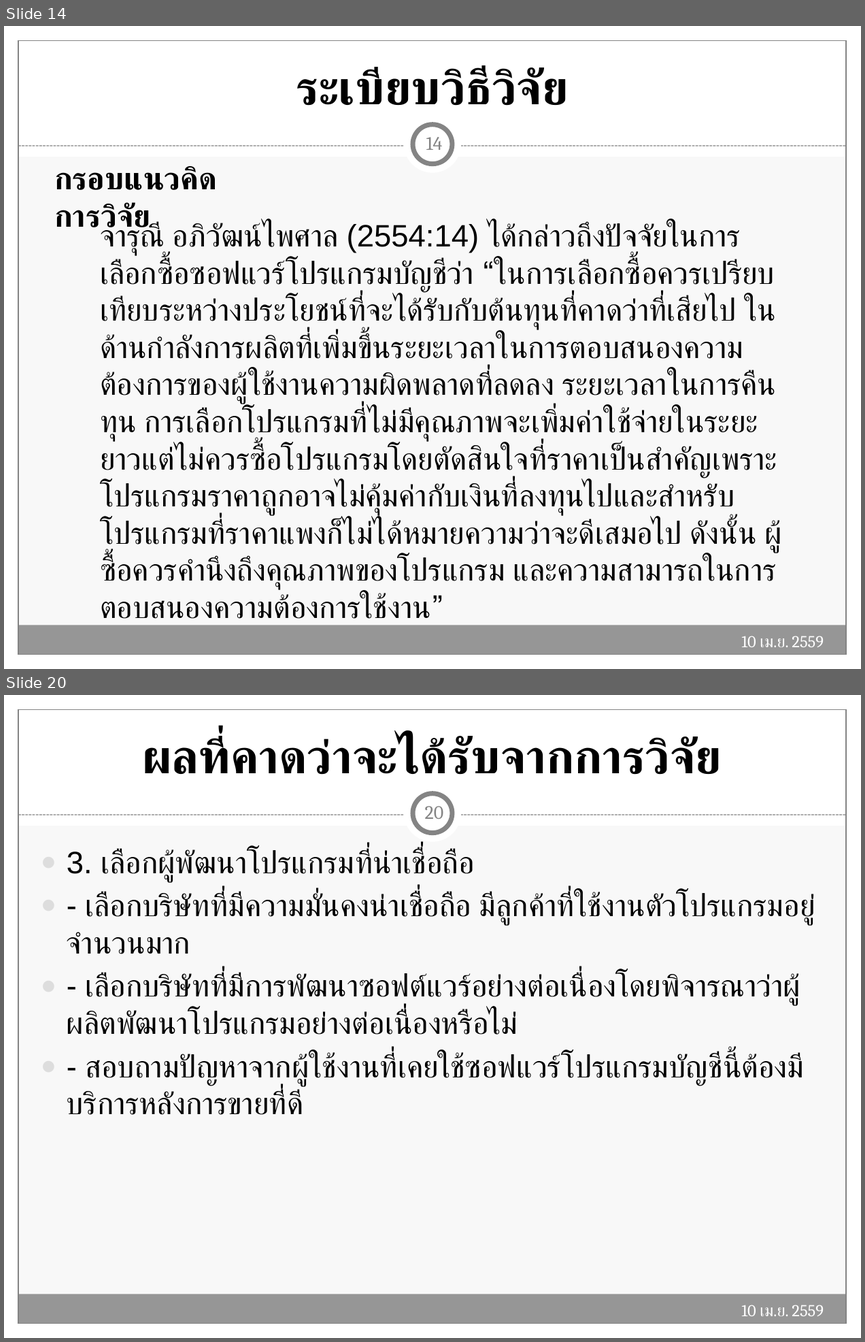
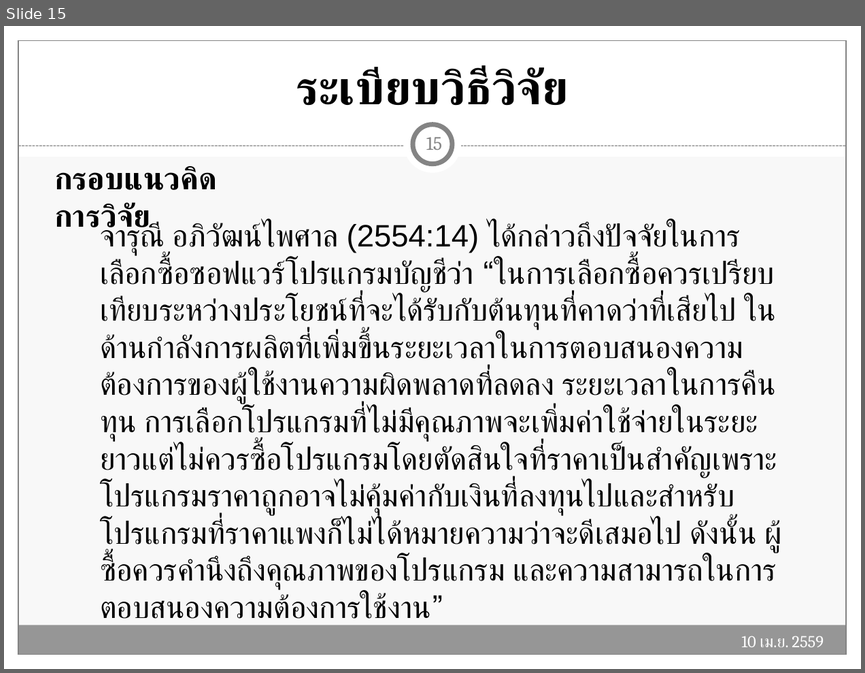
Before and after one commit to Tanandara/research, a slide deck: ฐานันดร์(โปรแกรมบัญชี RCIM)-Workshop (MBA).pptx. Shown one above the other, each under a label of ours: slides 14 and 20 before the commit, slide 15 after it; the slides between them are not shown. The pictures are 865x1342 and 865x673 pixels, drawn with LibreOffice and Linux fonts; fonts in the diff are those of the drawing. Boxes give left, top, right and bottom in pixels: in the first picture for what was removed or moved away, otherwise in the second. Text is boxed around its words. In the diff, an @@ line names an element or a change of style, - is before the commit and + after.

```diff
--- a/ฐานันดร์(โปรแกรมบัญชี RCIM)-Workshop (MBA).pptx
+++ b/ฐานันดร์(โปรแกรมบัญชี RCIM)-Workshop (MBA).pptx
@@ slide 20 removed at bbox=[4, 695, 861, 1338], background #F8F8F8; not listed: 9 template elements that a slide beside it also shows @@
@@ title removed at bbox=[142, 736, 722, 775] @@
-ผลที่คาดว่าจะได้รับจากการวิจัย
@@ page number removed at bbox=[425, 806, 444, 819] @@
-20
@@ text removed at bbox=[67, 849, 816, 1115] @@
-● 3. เลือกผู้พัฒนาโปรแกรมที่น่าเชื่อถือ
-● - เลือกบริษัทที่มีความมั่นคงน่าเชื่อถือ มีลูกค้าที่ใช้งานตัวโปรแกรมอยู่จำนวนมาก
-● - เลือกบริษัทที่มีการพัฒนาซอฟต์แวร์อย่างต่อเนื่องโดยพิจารณาว่าผู้ผลิตพัฒนาโปรแกรมอย่างต่อเนื่องหรือไม่
-● - สอบถามปัญหาจากผู้ใช้งานที่เคยใช้ซอฟแวร์โปรแกรมบัญชีนี้ต้องมีบริการหลังการขายที่ดี
@@ text removed at bbox=[741, 1304, 823, 1316] @@
-10 เม.ย. 2559
@@ what was slide 14 is now slide 15 @@
@@ page number at bbox=[426, 137, 442, 150]: text changed @@
-14
+15
```
Also in this commit, not shown: 10 slides changed, 1 slide added, 3 other slides removed, 2 other files.
